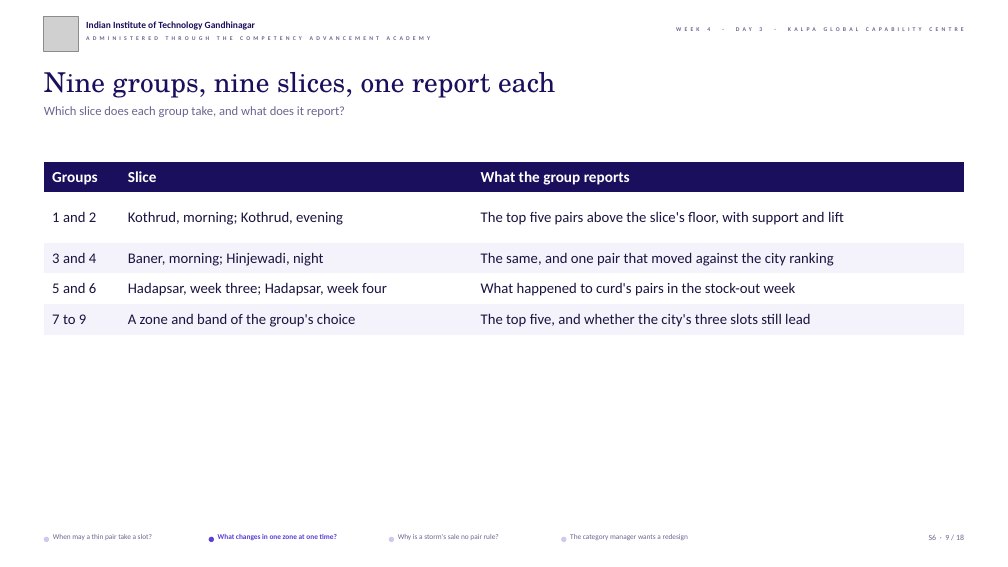
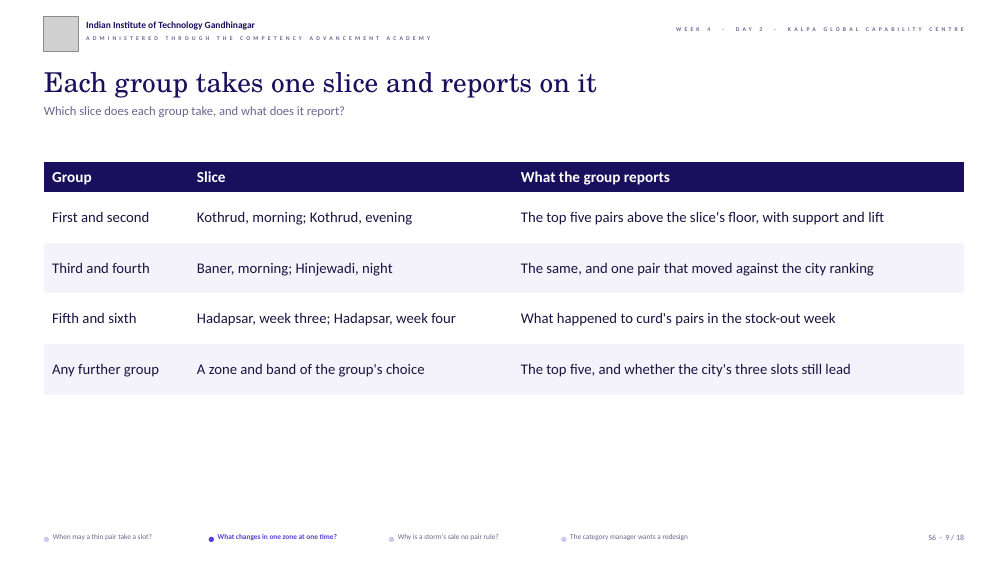
Before and after one commit to fde-academy-lab/c2-content-factory, a slide deck: slide 9 of content/W04/D3/slides/C2_W04_D03_fallback_STUDENT.pptx. Drawn at 1008x567 pixels with LibreOffice and Linux fonts; fonts in the diff are those of the drawing; grey boxes stand for pictures; background and template pictures are left out. Boxes give left, top, right and bottom in pixels: in the first picture for what was removed or moved away, otherwise in the second. Text is boxed around its words. In the diff, an @@ line names an element or a change of style, - is before the commit and + after.

```diff
--- a/content/W04/D3/slides/C2_W04_D03_fallback_STUDENT.pptx
+++ b/content/W04/D3/slides/C2_W04_D03_fallback_STUDENT.pptx
@@ text at box(44, 72, 597, 98): text changed @@
-Nine groups, nine slices, one report each
+Each group takes one slice and reports on it
@@ table at box(44, 162, 963, 395) @@
-row 1, column 1: Groups
+row 1, column 1: Group
-row 2, column 1: 1 and 2
+row 2, column 1: First and second
-row 3, column 1: 3 and 4
+row 3, column 1: Third and fourth
-row 4, column 1: 5 and 6
+row 4, column 1: Fifth and sixth
-row 5, column 1: 7 to 9
+row 5, column 1: Any further group
```
Also in this commit, not shown: 5 other slides changed, 10 other files.
